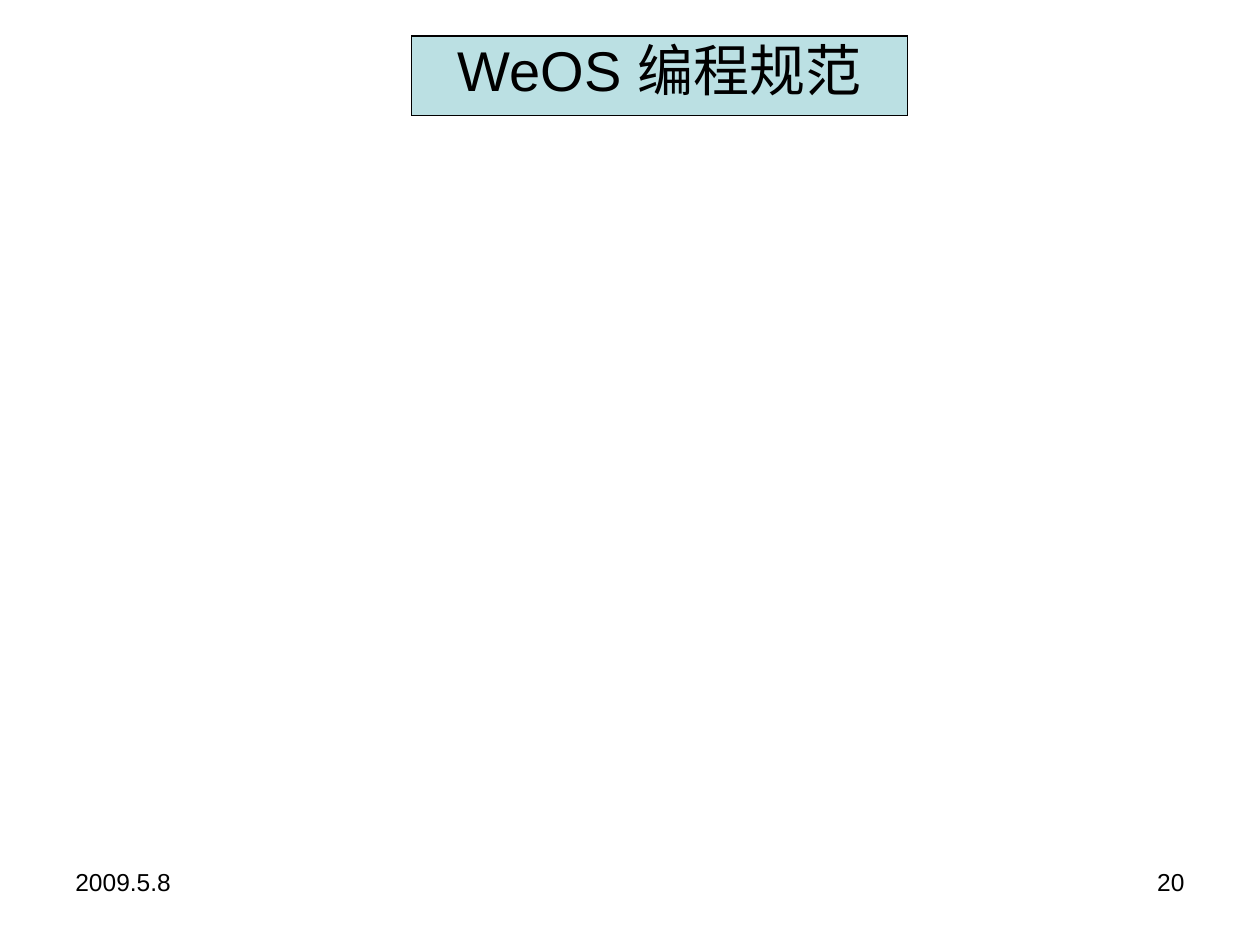
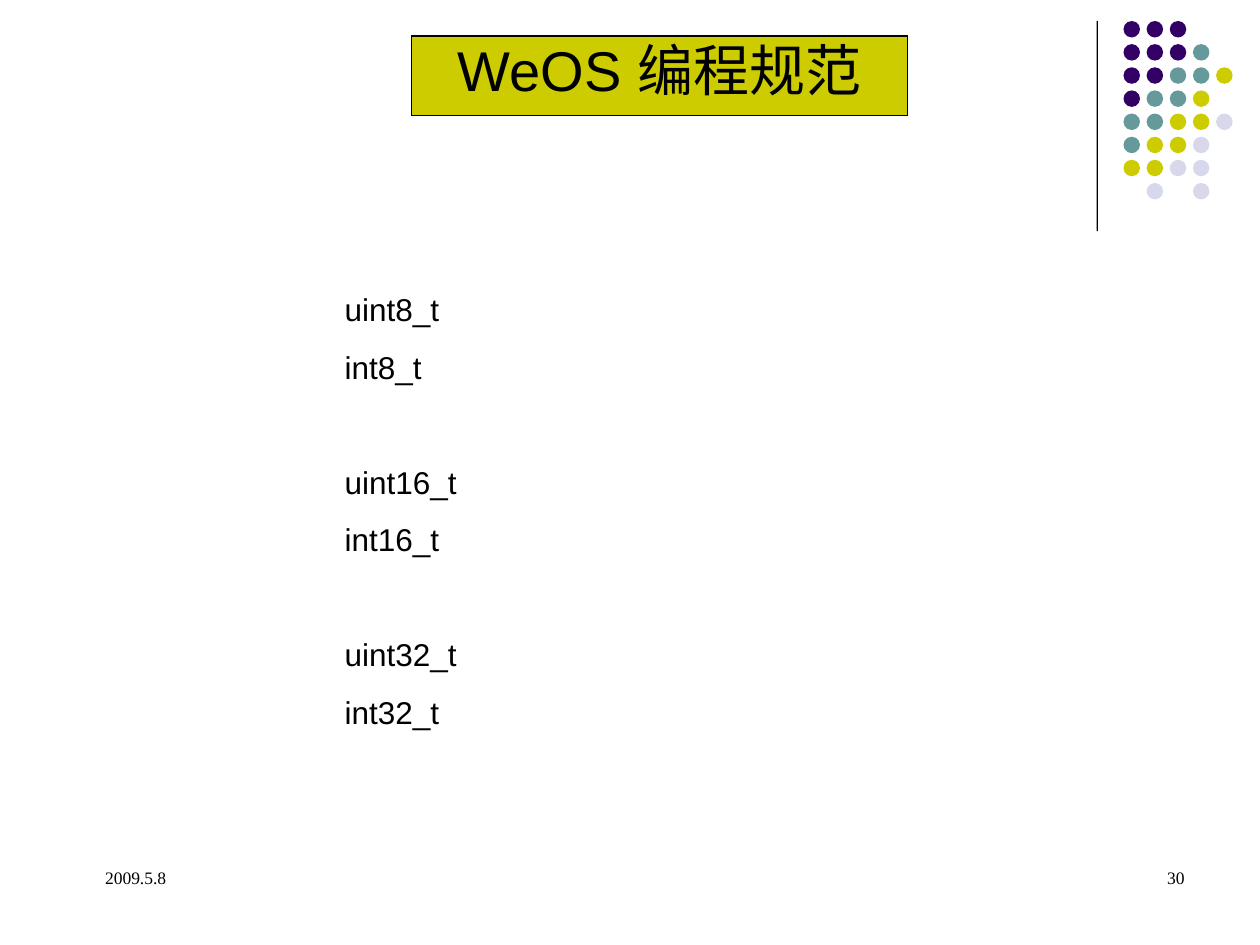
Before and after one commit to qinzb/WeOS, a slide deck: slide 30 of doc/weos_V0.1.ppt (slide 20 before the commit). Drawn at 1260x945 pixels with LibreOffice and Linux fonts; fonts in the diff are those of the drawing. Boxes give left, top, right and bottom in pixels: in the first picture for what was removed or moved away, otherwise in the second. Text is boxed around its words. In the diff, an @@ line names an element or a change of style, - is before the commit and + after.

```diff
--- a/doc/weos_V0.1.ppt
+++ b/doc/weos_V0.1.ppt
@@ line added from (1097, 21) to (1097, 231), #000000 0.74 pt @@
@@ rectangle "WeOS 编程规范" at [412,35,908,115]: fill #BBE0E3 to #CCCC00 @@
@@ group added at [1124,21,1232,199]: 31 ellipses @@
@@ text added at [345,298,457,730], 18 pt, text #000000 @@
+uint8_t
+int8_t
+uint16_t
+int16_t
+uint32_t
+int32_t
@@ text "2009.5.8" at [105,872,166,884]: size 14 to 10 pt, font Arial to Times New Roman; indent changed @@
@@ page number at [1167,872,1184,884]: text changed; size 14 to 10 pt; font Arial to Times New Roman @@
-20
+30
```
Also in this commit, not shown: 20 other slides changed, 10 slides added.
